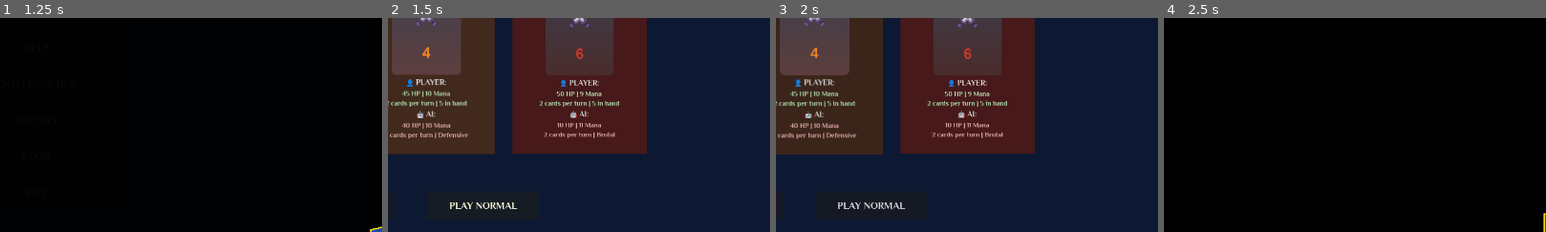
Above: before the commit, frames 1-4 (left to right).
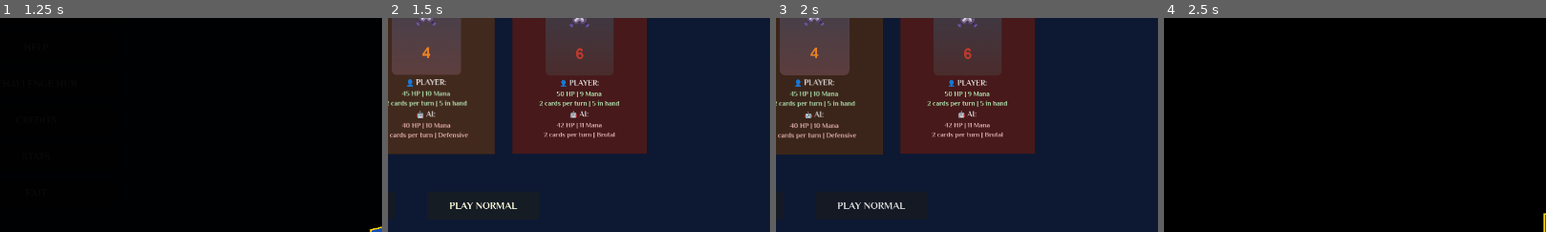
Above: after the commit, the same moments.

Repository: lextrack/Card-Vault-Keeper-Arena
Game: Godot game, scene res://scenes/MainMenu.tscn
Same seed, same stepped clock (60 frames per second), same inputs: the game is played once before the commit and once after it. Sound files missing from this copy of the repository are replaced by a short silence.
Inputs:
- Up to frame 1 (1.25 s): click "START GAME" at 0.5 s
- Up to frame 2 (1.5 s): click "START GAME" at 1.25 s
- Up to frame 3 (2 s): no input
- Up to frame 4 (2.5 s): click "⬅️ BACK" at 2 s
The pictures show only the part of the screen within x 45-95%, y 42-92%; the shares and areas given below are measured in that part.

Frame 1 is identical in both runs. In frame 2, 0.2% of the frame differs, in the area x 44-56%, y 49-52%; in frame 3, 0.2%; in frame 4, nothing differs.

Commit message:
Minor fixes in the animatios and bundlecards

Diff:
--- a/scenes/BundleCard.tscn
+++ b/scenes/BundleCard.tscn
@@ -160,7 +160,6 @@
 grow_vertical = 2
 
 [node name="MysteryText" type="Label" parent="CardPanel/VBoxContainer/PreviewContainer"]
-visible = false
 layout_mode = 1
 anchors_preset = 8
 anchor_left = 0.5
@@ -175,7 +174,7 @@
 grow_vertical = 2
 theme_override_colors/font_color = Color(0.7, 0.7, 0.8, 0.8)
 theme_override_font_sizes/font_size = 14
-text = "??? Mystery Cards ???"
+text = "Mystery Cards?"
 horizontal_alignment = 1
 vertical_alignment = 1
 
--- a/scenes/MainMenu.tscn
+++ b/scenes/MainMenu.tscn
@@ -73,13 +73,13 @@
 [node name="MenuContainer" type="VBoxContainer" parent="."]
 layout_mode = 1
 anchors_preset = -1
-anchor_left = 0.303
-anchor_top = 0.14
-anchor_right = 0.697
+anchor_left = 0.287
+anchor_top = 0.132
+anchor_right = 0.713
 anchor_bottom = 0.86
-offset_left = 69.102
-offset_top = 76.48
-offset_right = -69.1021
+offset_left = 90.958
+offset_top = 82.624
+offset_right = -90.9581
 offset_bottom = -76.48
 grow_horizontal = 2
 grow_vertical = 2
--- a/scripts/BundleCard.gd
+++ b/scripts/BundleCard.gd
@@ -153,7 +153,7 @@
 			rarity_text = bundle_info.get("rarity_info", "Unknown cards")
 			rarity_color = Color(0.9, 1, 0.9, 1)
 	else:
-		rarity_text = "??? Mystery Cards ???"
+		rarity_text = "Meet the requirements to unlock them"
 		rarity_color = Color(0.7, 0.7, 0.8, 0.8)
 
 		if mystery_text:
--- a/scripts/GameBalance.gd
+++ b/scripts/GameBalance.gd
@@ -95,7 +95,7 @@
 			}
 		"expert":
 			return {
-				"hp": 10,
+				"hp": 42,
 				"mana": 11,
 				"cards_per_turn": 2,
 				"hand_size": 6,
--- a/scripts/UIManager.gd
+++ b/scripts/UIManager.gd
@@ -496,8 +496,6 @@
 	is_screen_shaking = false
 
 func update_card_selection(gamepad_mode: bool, player: Player):
-	print("update_card_selection called - gamepad_mode: ", gamepad_mode, " | player_turn: ", main_scene.is_player_turn, " | selection_active: ", gamepad_selection_active)
-
 	if not main_scene.is_player_turn or not gamepad_mode:
 		gamepad_selection_active = false
 		_clear_all_gamepad_selection_styles()
--- a/scripts/UnlockManager.gd
+++ b/scripts/UnlockManager.gd
@@ -24,9 +24,9 @@
 	"warrior_arsenal": {
 		"name": "Warrior's Arsenal",
 		"description": "Powerful offensive capabilities",
-		"requirement_text": "Win 5 Normal difficulty games",
+		"requirement_text": "Win 10 Normal difficulty games",
 		"requirement_type": "wins_normal",
-		"requirement_value": 5,
+		"requirement_value": 10,
 		"cards": ["Piercing Blow", "Berserker Fury", "Steel Wall"],
 		"rarity_info": "1 Rare Attack, 1 Epic Attack, 1 Rare Shield"
 	},
@@ -64,7 +64,7 @@
 	"tactical_master": {
 		"name": "Tactical Master",
 		"description": "Rewards for strategic excellence",
-		"requirement_text": "Win 10 games with 10+ HP remaining",
+		"requirement_text": "Win 10 games with 15+ HP remaining",
 		"requirement_type": "high_hp_victories",
 		"requirement_value": 10,
 		"cards": ["Execution", "Regeneration", "Fortress"],
@@ -84,9 +84,9 @@
 	"learning_fighter": {
 		"name": "Learning Fighter",
 		"description": "For those who persist through trial and error",
-		"requirement_text": "Complete 3 games (win or lose)",
+		"requirement_text": "Complete 5 games (win or lose)",
 		"requirement_type": "games_completed",
-		"requirement_value": 3,
+		"requirement_value": 5,
 		"cards": ["Sharp Sword", "Potion", "Basic Shield"],
 		"rarity_info": "3 Uncommon"
 	},
@@ -113,9 +113,9 @@
 	"fortress_defender": {
 		"name": "Fortress Defender",
 		"description": "Ultimate protection and tactical strikes",
-		"requirement_text": "Block 200+ total damage with shields",
+		"requirement_text": "Block 300+ total damage with shields",
 		"requirement_type": "total_damage_blocked",
-		"requirement_value": 200,
+		"requirement_value": 300,
 		"cards": ["Shield", "Reinforced Shield", "Shield Bash"],
 		"rarity_info": "1 Uncommon Shield, 1 Rare Shield, 1 Uncommon Hybrid"
 	}
@@ -318,7 +318,7 @@
 		"high_hp_victories":
 			if progress_type == "game_won":
 				var final_hp = extra_data.get("final_hp", 0)
-				if final_hp >= 10:
+				if final_hp >= 15:
 					return min(old_progress + 1, bundle.requirement_value)
 
 		"games_completed":
